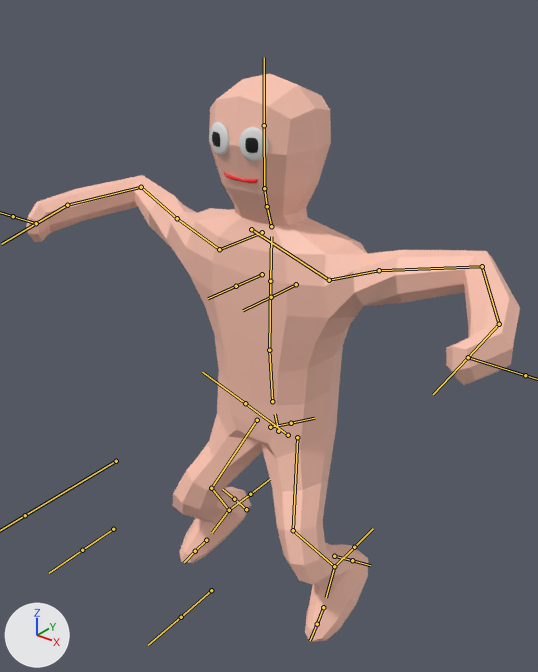
One commit to the FBX model Assets/bob.fbx: the scene before it, then after it.
Before and after are seen from a 50 mm lens placed at (1.48, -1.87, 2.15), pointed at (0.02, -0.04, 1.02). The lights are fixed; the arrows at lower left show +X, +Y and +Z. Both versions are drawn at frame 29 of the action 'Bob|Jumping'; the numbers are the values there. The bones that bend it are drawn over the model as lines.
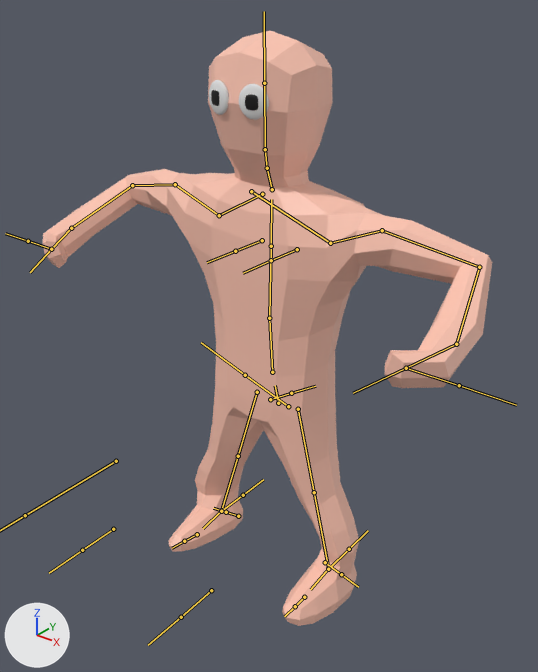
What differs and where, as boxes [x1, y1, x2, y2] in the pictures (538 x 672 px):
```json
{"object": "mesh", "change": "posed", "before": [26, 73, 520, 642], "after": [43, 30, 492, 626], "on screen": "9% narrower"}
{"bone": "spine", "before": "(278, 431) to (275, 414)", "after": "(278, 403) to (275, 385)"}
{"bone": "forearm.L", "before": "(379, 270) to (482, 266)", "after": "(382, 230) to (479, 267)"}
{"bone": "forearm.L.001", "before": "(482, 266) to (499, 324)", "after": "(479, 267) to (456, 344)"}
{"bone": "forearm.L.002", "before": "(499, 324) to (468, 357)", "after": "(456, 344) to (406, 368)"}
{"bone": "forearm.R", "before": "(177, 218) to (141, 187)", "after": "(175, 184) to (132, 185)"}
{"bone": "forearm.R.001", "before": "(141, 187) to (67, 205)", "after": "(132, 185) to (71, 228)"}
{"bone": "forearm.R.002", "before": "(67, 205) to (36, 223)", "after": "(71, 228) to (51, 249)"}
{"bone": "thigh.L", "before": "(297, 437) to (293, 530)", "after": "(298, 409) to (314, 492)"}
{"bone": "shin.L", "before": "(293, 530) to (334, 566)", "after": "(314, 492) to (328, 568)"}
{"bone": "foot.L", "before": "(334, 566) to (326, 597)", "after": "(328, 568) to (310, 589)"}
{"bone": "thigh.R", "before": "(257, 420) to (211, 488)", "after": "(257, 392) to (238, 456)"}
{"bone": "shin.R", "before": "(211, 488) to (229, 510)", "after": "(238, 456) to (221, 510)"}
{"bone": "foot.R", "before": "(229, 510) to (212, 532)", "after": "(221, 510) to (203, 528)"}
```

The change, as JSON lines over the scene's bpy script:
```json
{"block": "bone_spine", "where": "bone_spine = bpy.data.objects['Bob'].pose.bones['spine']"}
{"op": "set", "path": "bone_spine.location", "old": "(0.002, -0.129, -0.033)", "new": "(0.0, -0.008, -0.002)"}
{"block": "bone_forearm_l", "where": "bone_forearm_l = bpy.data.objects['Bob'].pose.bones['forearm.L']  # child of 'upper_arm.L'"}
{"op": "set", "path": "bone_forearm_l.rotation_quaternion", "old": "(0.827, -0.055, -0.54, 0.145)", "new": "(0.863, -0.155, -0.479, -0.042)", "note": "degrees (-31, -61, 39) -> degrees (-25, -57, 8)"}
{"block": "bone_forearm_l_001", "where": "bone_forearm_l_001 = bpy.data.objects['Bob'].pose.bones['forearm.L.001']  # child of 'forearm.L'"}
{"op": "set", "path": "bone_forearm_l_001.rotation_quaternion", "old": "(0.821, 0.1, 0.005, -0.562)", "new": "(0.798, 0.106, 0.006, -0.593)", "note": "degrees (9, 7, -68) -> degrees (9, 8, -73)"}
{"block": "bone_forearm_l_002", "where": "bone_forearm_l_002 = bpy.data.objects['Bob'].pose.bones['forearm.L.002']  # child of 'forearm.L.001'"}
{"op": "set", "path": "bone_forearm_l_002.rotation_quaternion", "old": "(0.945, 0.057, 0.002, -0.322)", "new": "(0.935, 0.061, 0.002, -0.348)", "note": "degrees (6, 2, -37) -> degrees (6, 3, -41)"}
{"block": "bone_forearm_r", "where": "bone_forearm_r = bpy.data.objects['Bob'].pose.bones['forearm.R']  # child of 'upper_arm.R'"}
{"op": "set", "path": "bone_forearm_r.rotation_quaternion", "old": "(0.827, -0.055, 0.54, -0.145)", "new": "(0.863, -0.155, 0.479, 0.042)", "note": "degrees (-31, 61, -39) -> degrees (-25, 57, -8)"}
{"block": "bone_forearm_r_001", "where": "bone_forearm_r_001 = bpy.data.objects['Bob'].pose.bones['forearm.R.001']  # child of 'forearm.R'"}
{"op": "set", "path": "bone_forearm_r_001.rotation_quaternion", "old": "(0.821, 0.1, -0.005, 0.562)", "new": "(0.798, 0.106, -0.006, 0.593)", "note": "degrees (9, -7, 68) -> degrees (9, -8, 73)"}
{"block": "bone_forearm_r_002", "where": "bone_forearm_r_002 = bpy.data.objects['Bob'].pose.bones['forearm.R.002']  # child of 'forearm.R.001'"}
{"op": "set", "path": "bone_forearm_r_002.rotation_quaternion", "old": "(0.945, 0.057, -0.002, 0.322)", "new": "(0.935, 0.061, -0.002, 0.348)", "note": "degrees (6, -2, 37) -> degrees (6, -3, 41)"}
{"block": "bone_thigh_l", "where": "bone_thigh_l = bpy.data.objects['Bob'].pose.bones['thigh.L']  # child of 'spine'"}
{"op": "set", "path": "bone_thigh_l.rotation_quaternion", "old": "(0.982, 0.167, 0.008, 0.085)", "new": "(0.996, -0.063, 0.002, 0.066)", "note": "degrees (19, -1, 10) -> degrees (-7, 1, 8)"}
{"block": "bone_shin_l", "where": "bone_shin_l = bpy.data.objects['Bob'].pose.bones['shin.L']  # child of 'thigh.L'"}
{"op": "set", "path": "bone_shin_l.rotation_quaternion", "old": "(0.92, -0.393, 0.0, -0.005)", "new": "(0.991, 0.137, 0.0, 0.002)", "note": "degrees (-46, 0, -1) -> degrees (16, 0, 0)"}
{"block": "bone_foot_l", "where": "bone_foot_l = bpy.data.objects['Bob'].pose.bones['foot.L']  # child of 'shin.L'"}
{"op": "set", "path": "bone_foot_l.rotation_quaternion", "old": "(1.0, -0.002, -0.002, -0.001)", "new": "(0.981, 0.001, -0.194, 0.012)", "note": "degrees (0, 0, 0) -> degrees (0, -22, 1)"}
{"block": "bone_thigh_r", "where": "bone_thigh_r = bpy.data.objects['Bob'].pose.bones['thigh.R']  # child of 'spine'"}
{"op": "set", "path": "bone_thigh_r.rotation_quaternion", "old": "(0.982, 0.167, -0.008, -0.085)", "new": "(0.996, -0.063, -0.002, -0.066)", "note": "degrees (19, 1, -10) -> degrees (-7, -1, -8)"}
{"block": "bone_shin_r", "where": "bone_shin_r = bpy.data.objects['Bob'].pose.bones['shin.R']  # child of 'thigh.R'"}
{"op": "set", "path": "bone_shin_r.rotation_quaternion", "old": "(0.92, -0.393, 0.0, 0.005)", "new": "(0.991, 0.137, 0.0, -0.002)", "note": "degrees (-46, 0, 1) -> degrees (16, 0, 0)"}
{"block": "bone_foot_r", "where": "bone_foot_r = bpy.data.objects['Bob'].pose.bones['foot.R']  # child of 'shin.R'"}
{"op": "set", "path": "bone_foot_r.rotation_quaternion", "old": "(1.0, -0.002, 0.002, 0.001)", "new": "(0.981, 0.001, 0.194, -0.012)", "note": "degrees (0, 0, 0) -> degrees (0, 22, -1)"}
```
